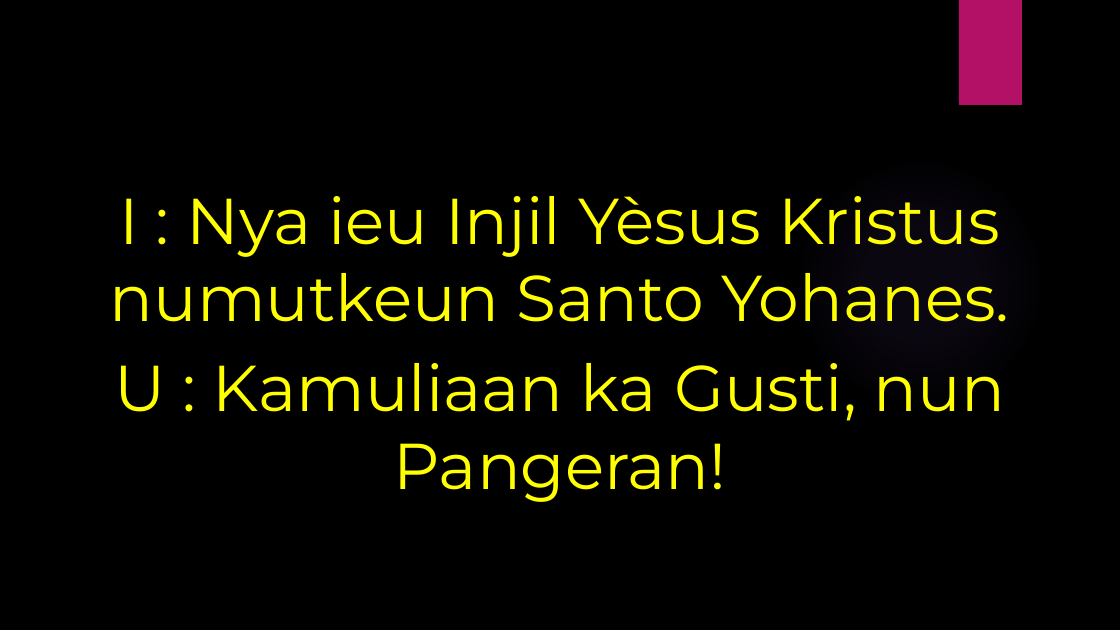
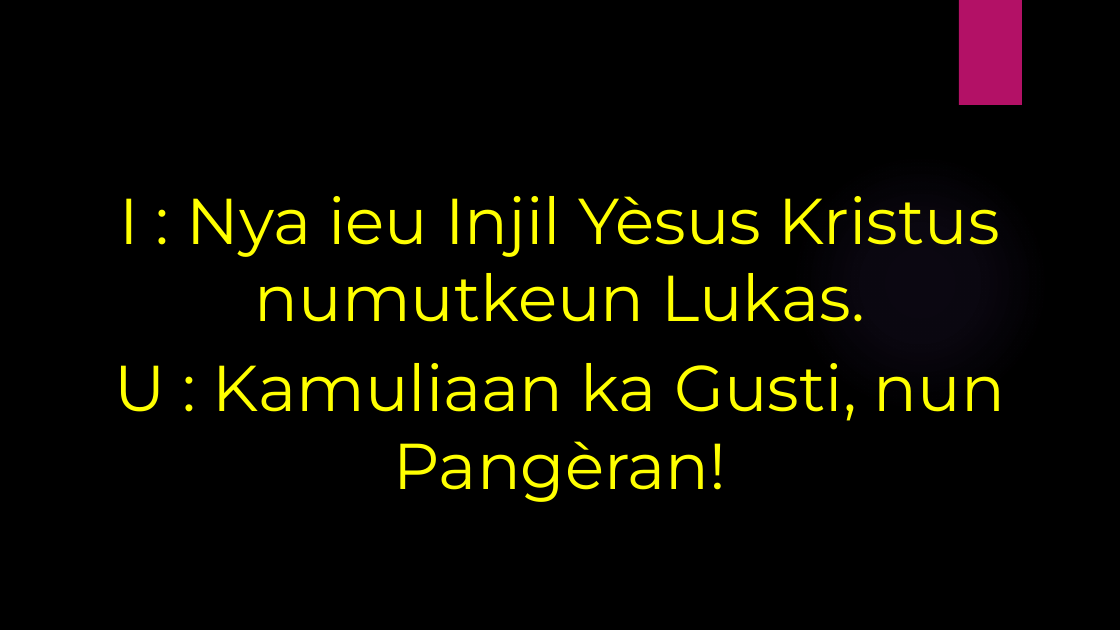
Before and after one commit to laurensius/Slide_Misa_KRC, a slide deck: slide 26 of 2020 12 tanggal 19 - 20/Slide Misa Bahasa Sunda.pptx. Drawn at 1120x630 pixels with LibreOffice and Linux fonts; fonts in the diff are those of the drawing; background and template pictures are left out. Boxes give left, top, right and bottom in pixels: in the first picture for what was removed or moved away, otherwise in the second. Text is boxed around its words. In the diff, an @@ line names an element or a change of style, - is before the commit and + after.

```diff
--- a/2020 12 tanggal 19 - 20/Slide Misa Bahasa Sunda.pptx
+++ b/2020 12 tanggal 19 - 20/Slide Misa Bahasa Sunda.pptx
@@ text at box(114, 196, 1005, 502): text changed @@
-I : Nya ieu Injil Yèsus Kristus numutkeun Santo Yohanes.
-U : Kamuliaan ka Gusti, nun Pangeran!
+I : Nya ieu Injil Yèsus Kristus numutkeun Lukas.
+U : Kamuliaan ka Gusti, nun Pangèran!
```
Also in this commit, not shown: 11 other slides changed, 1 slide added, 1 slide removed, 9 other files.
